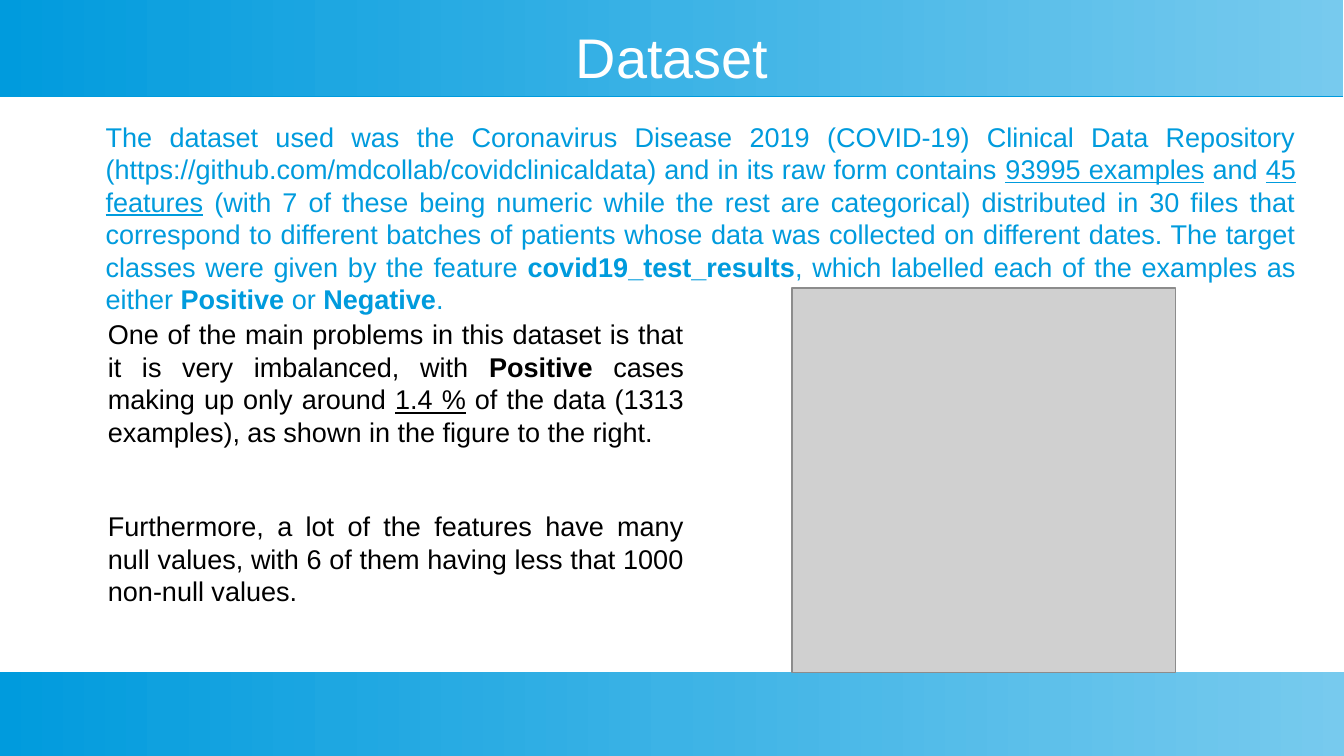
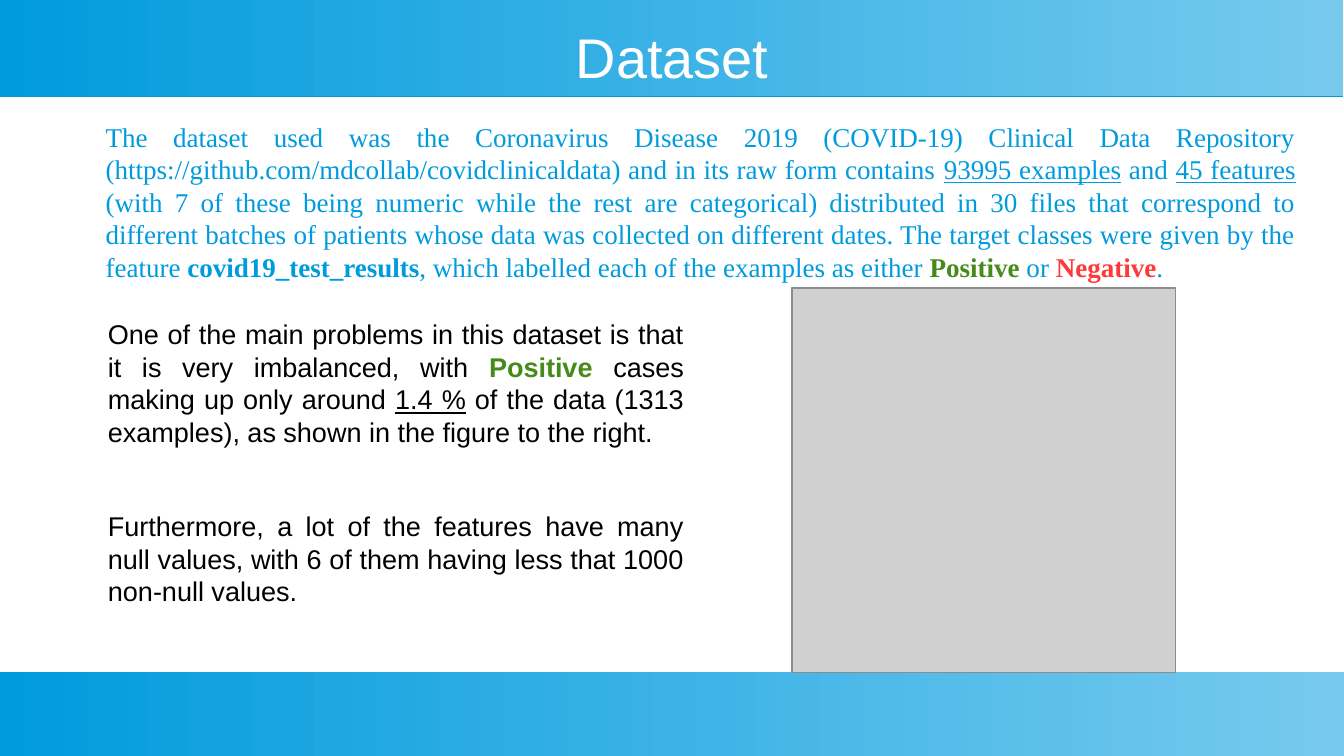
Before and after one commit to Sir-Slade/covid_prediction_project, a slide deck: slide 3 of Covid_Predictor_Report.odp. Drawn at 1344x756 pixels with LibreOffice and Linux fonts; fonts in the diff are those of the drawing; grey boxes stand for pictures. Boxes give left, top, right and bottom in pixels: in the first picture for what was removed or moved away, otherwise in the second. Text is boxed around its words. In the diff, an @@ line names an element or a change of style, - is before the commit and + after.

Commit message:
Created figures for significance tests, chi-squared tests and correlations, added them to the report and continued writting the report. We are now in the Model develoment and experiments phase of the report

```diff
--- a/Covid_Predictor_Report.odp
+++ b/Covid_Predictor_Report.odp
@@ text "The dataset used was the ..." at (106,128,1295,282): font Arial to Times New Roman; text colour #009BDD to #468A1A in "Positive"; text colour #009BDD to #FF3838 in "Negative." @@
@@ text "One of the main problems ..." at (108,324,684,447): text colour #000000 to #468A1A in "Positive" @@
```
Also in this commit, not shown: 7 other slides changed, 5 slides added, 3 other files.
